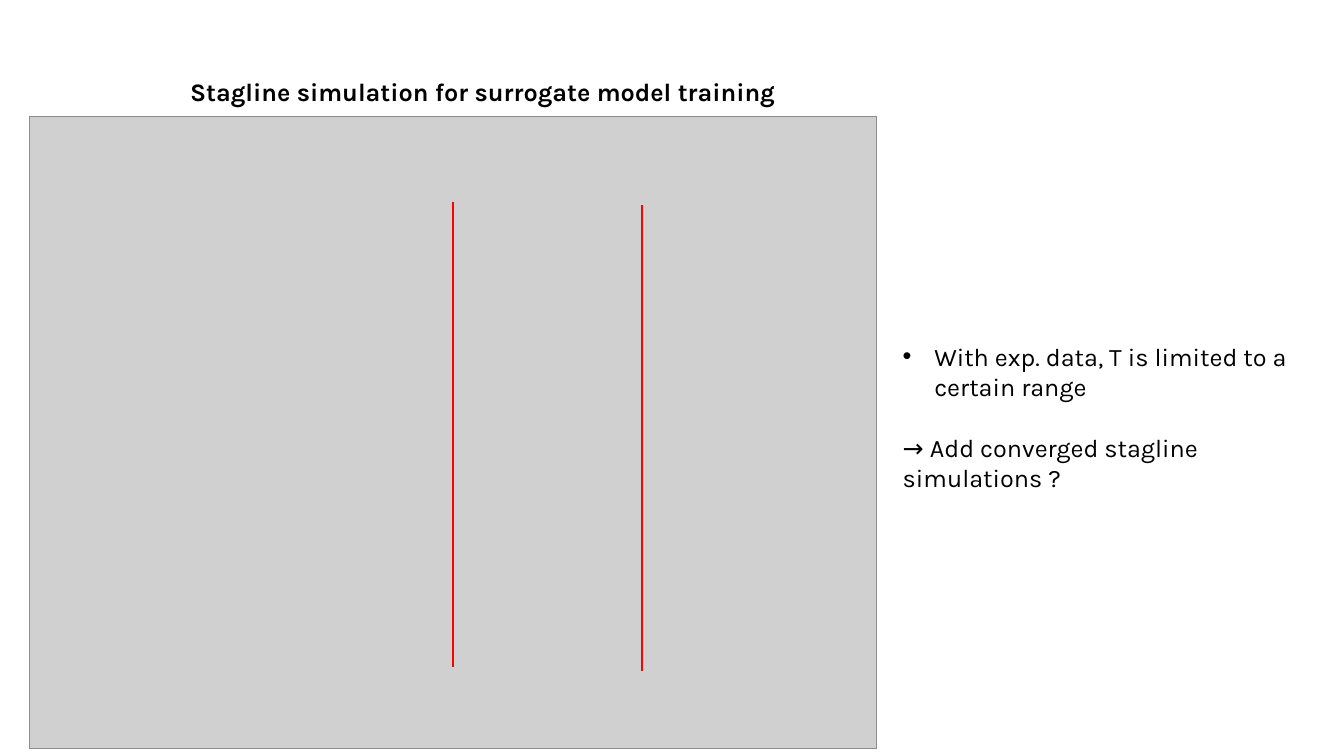
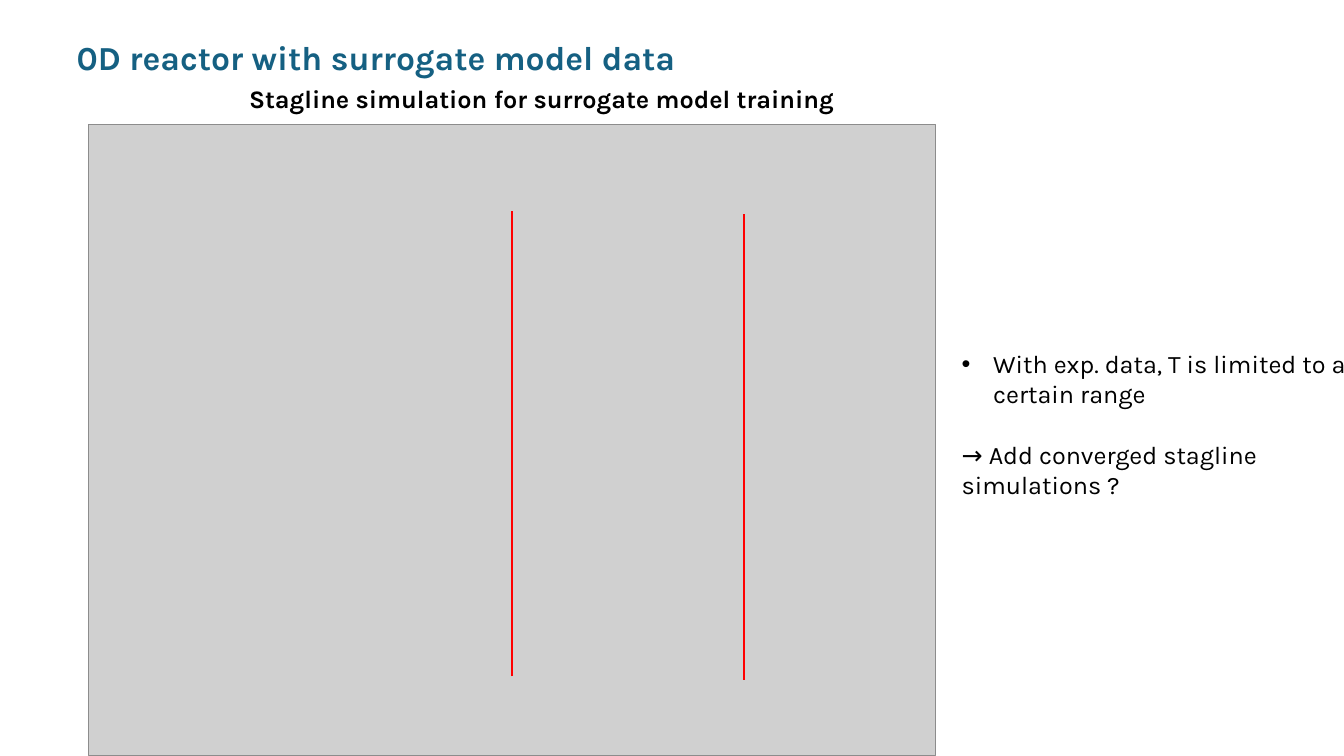
Before and after one commit to Bab1000/VKI, a slide deck: slide 7 of Courses/PCMAF/PCMAF_26_05_2025.pptx (slide 6 before the commit). Drawn at 1344x756 pixels with LibreOffice and Linux fonts; fonts in the diff are those of the drawing; grey boxes stand for pictures. Boxes give left, top, right and bottom in pixels: in the first picture for what was removed or moved away, otherwise in the second. Text is boxed around its words. In the diff, an @@ line names an element or a change of style, - is before the commit and + after.

```diff
--- a/Courses/PCMAF/PCMAF_26_05_2025.pptx
+++ b/Courses/PCMAF/PCMAF_26_05_2025.pptx
@@ text added at <box>77,46,675,79</box>, 24 pt, text #156082, bold @@
+0D reactor with surrogate model data
@@ picture: place and size @@
-picture at <box>29,117,877,749</box>
+picture at <box>89,124,937,756</box>
@@ 2 texts, 1 line: place and size @@
-2 texts, 1 line at <box>190,83,1287,667</box>
+2 texts, 1 line at <box>249,90,1344,677</box>
@@ line moved from (642, 670) - (642, 205) to (744, 680) - (744, 214) @@
```
Also in this commit, not shown: 5 other slides changed, 7 slides added, 1 slide removed, 48 other files.
